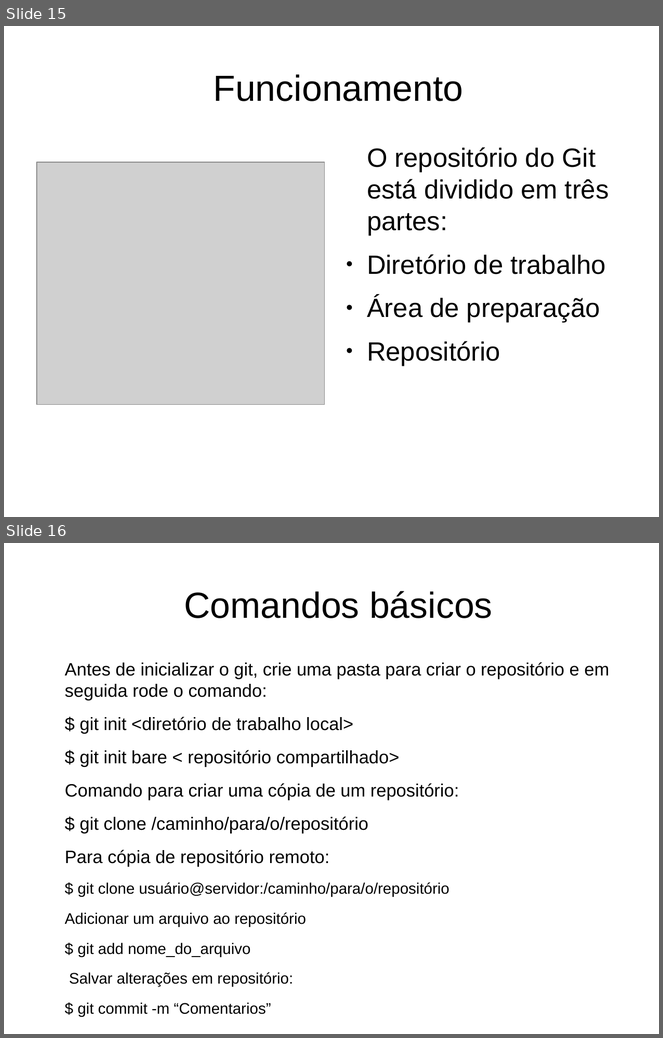
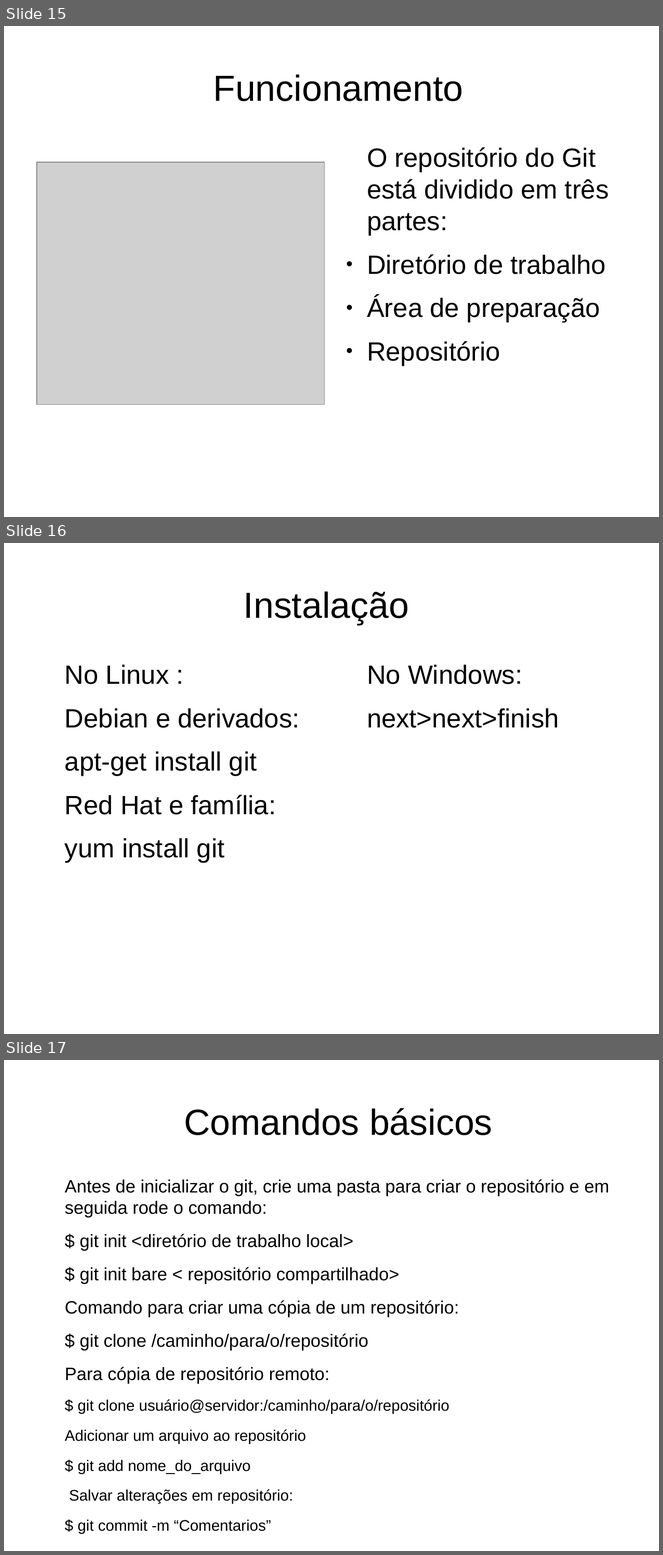
Before and after one commit to luifernansilva/hello-world, a slide deck: Git-Apresentacao.odp. Shown one above the other, each under a label of ours: slides 15 and 16 before the commit, slides 15, 16 and 17 after it. The pictures are 663x1038 and 663x1555 pixels, drawn with LibreOffice and Linux fonts; fonts in the diff are those of the drawing; grey boxes stand for pictures. Boxes give left, top, right and bottom in pixels: in the first picture for what was removed or moved away, otherwise in the second. Text is boxed around its words. In the diff, an @@ line names an element or a change of style, - is before the commit and + after.

```diff
--- a/Git-Apresentacao.odp
+++ b/Git-Apresentacao.odp
@@ slide 16 added at box(4, 543, 659, 1034), background #FFFFFF @@
@@ title added at box(244, 591, 409, 625), 44 pt, text #000000 @@
+Instalação
@@ text added at box(65, 665, 299, 863), 32 pt, text #000000 @@
+No Linux :
+Debian e derivados:
+apt-get install git
+Red Hat e família:
+yum install git
@@ text added at box(367, 665, 559, 728), 32 pt, text #000000 @@
+No Windows:
+next>next>finish
@@ what was slide 16 is now slide 17 @@
```
Also in this commit, not shown: 1 slide changed.
